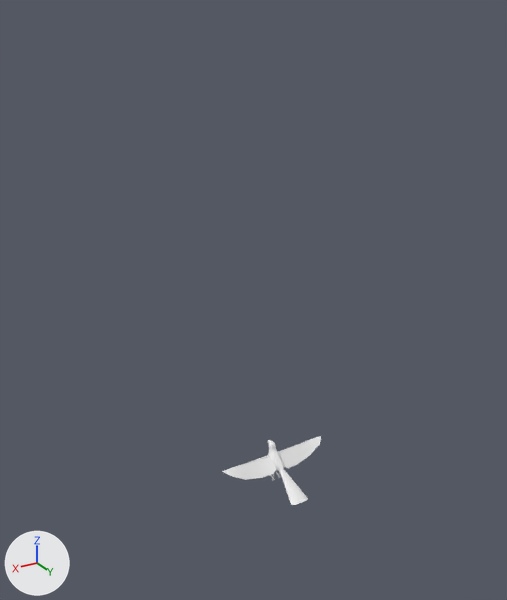
Renders of the Blender file VRPO/Assets/Resources/3D/Blend backups/Parrot.blend from each side of a commit.
The view is the same before and after, from a camera (50 mm lens) standing at (4.58, 11.0, 7.22) and looking at (-0.86, 1.93, 2.68). Every picture has the same lights, and +X, +Y and +Z are marked at lower left.

The older version as bpy lines, for what is in view:
```python
me_seagullmesh = bpy.data.meshes.new('SeagullMesh')
me_seagullmesh.from_pydata(...)  # 2102 vertices, 2128 faces, 2 loose edges; spans x -0.84..0.84, y 3.77..4.66, z 0.82..1.38
me_seagullmesh.polygons.foreach_set('use_smooth', [True] * 2128)
# faces by material slot: [504, 1624]
me_seagullmesh.materials.append(mat_parrot_feathers)  # its picture is missing
me_seagullmesh.materials.append(mat_parrot_skin)  # its picture is missing
me_sphere = bpy.data.meshes.new('Sphere')
me_sphere.from_pydata(...)  # a UV sphere (32 segments, 16 rings, poles along z) spanning x -1.0..1.0, y -1.0..1.0, z -1.0..1.0
me_untitled = bpy.data.meshes.new('Untitled')
me_untitled.from_pydata(...)  # 430 vertices, 430 faces; spans x -195.0..195.0, y -7.0..100.0, z -410.0..453.0
me_untitled.materials.append(mat_lambert2)  # grey #bcbcbc
ob_parrot = bpy.data.objects.new('Parrot', me_seagullmesh)
ob_parrot.location = (0.0, 0.0, 0.0)
ob_pcube1 = bpy.data.objects.new('pCube1', me_untitled)
ob_pcube1.location = (0.0, 0.0, 0.0)
ob_pcube1.rotation_euler = (1.571, 0.0, 0.0)  # degrees (90, 0, 0)
ob_pcube1.scale = (0.01, 0.01, 0.01)
ob_pcube1.hide_viewport = True
ob_sphere = bpy.data.objects.new('Sphere', me_sphere)
ob_sphere.location = (0.0, 5.61, 5.92)
ob_sphere.hide_viewport = True
```
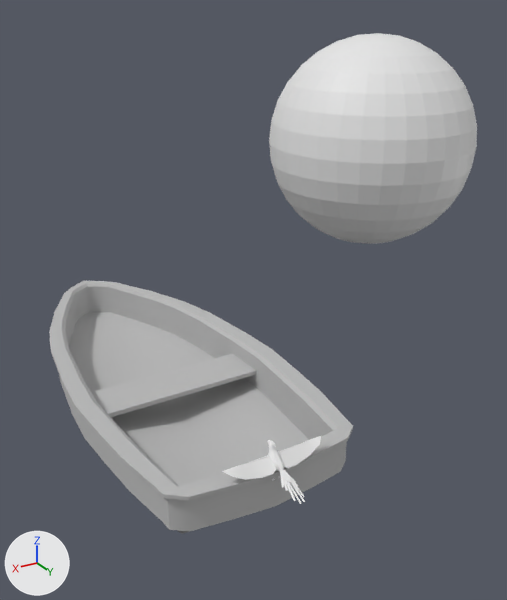
Commit message: Parrot done.

Location of each change, [x1, y1, x2, y2] in pixels of the pictures (507 x 600 px; the box of a moved part takes in the faces that stretch with it):
'pCube1', shown
    after: [49, 281, 353, 534]
'Sphere', shown
    after: [269, 33, 477, 244]
'Parrot', reshaped
    before: [222, 436, 321, 505]
    after: [222, 436, 321, 504]
part 1 of me_seagullmesh, moved or reshaped
    before: [279, 468, 308, 505]
    after: [279, 468, 305, 504]

What changed in the scene script:
```text
Change me_seagullmesh:
    used by ob_parrot; location = (0.0, 0.0, 0.0)
    remove me_seagullmesh.from_pydata(...)  # 2102 vertices, 2128 faces, 2 loose edges; spans x -0.84..0.84, y 3.77..4.66, z 0.82..1.38
    add me_seagullmesh.from_pydata(...)  # 2167 vertices, 2125 faces, 2 loose edges; spans x -0.84..0.84, y 3.77..4.68, z 0.82..1.38
    me_seagullmesh part 1
    27 vertices are removed from x -0.14..0.14, y 4.14..4.66, z 0.83..1.08
    42 faces are deleted
    92 vertices are added at x -0.12..0.12, y 4.13..4.68, z 0.86..1.08
    39 new faces join them, mat_parrot_feathers (its picture is missing)
Change ob_sphere:
    remove ob_sphere.hide_viewport = True
Change ob_pcube1:
    remove ob_pcube1.hide_viewport = True
```
